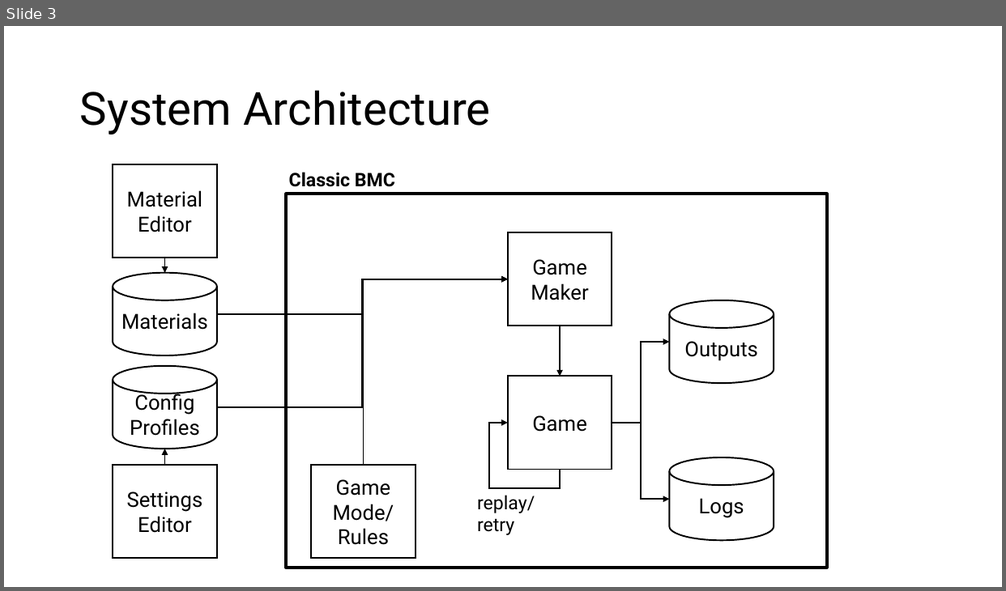
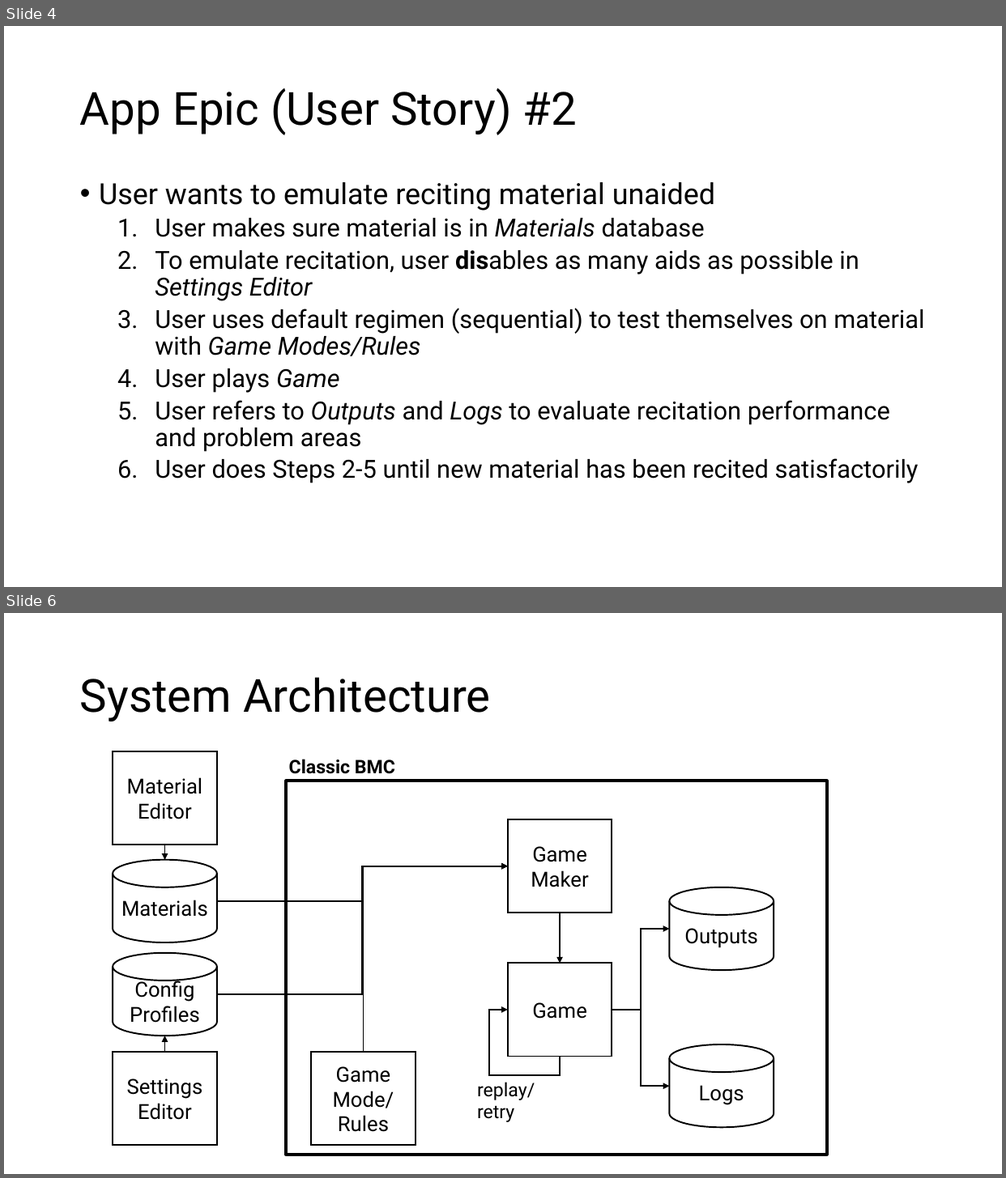
Before and after one commit to dabrygo/bmc, a slide deck: doc/bmc-system-charts.pptx. Shown one above the other, each under a label of ours: slide 3 before the commit, slides 4 and 6 after it; the slides between them are not shown. The pictures are 1006x591 and 1006x1178 pixels, drawn with LibreOffice and Linux fonts; fonts in the diff are those of the drawing. Boxes give left, top, right and bottom in pixels: in the first picture for what was removed or moved away, otherwise in the second. Text is boxed around its words. In the diff, an @@ line names an element or a change of style, - is before the commit and + after.

```diff
--- a/doc/bmc-system-charts.pptx
+++ b/doc/bmc-system-charts.pptx
@@ slide 4 added at <box>4,26,1002,587</box>, background #FFFFFF @@
@@ title added at <box>80,88,577,135</box>, 44 pt, text #000000 @@
+App Epic (User Story) #2
@@ text added at <box>99,182,924,484</box>, 24 pt, text #000000 @@
+• User wants to emulate reciting material unaided
+  1. User makes sure material is in Materials database
+  2. To emulate recitation, user disables as many aids as possible in Settings Editor
+  3. User uses default regimen (sequential) to test themselves on material with Game Modes/Rules
+  4. User plays Game
+  5. User refers to Outputs and Logs to evaluate recitation performance and problem areas
+  6. User does Steps 2-5 until new material has been recited satisfactorily
@@ what was slide 3 is now slide 6 @@
```
Also in this commit, not shown: 2 slides changed, 2 other slides added, 4 other files.
